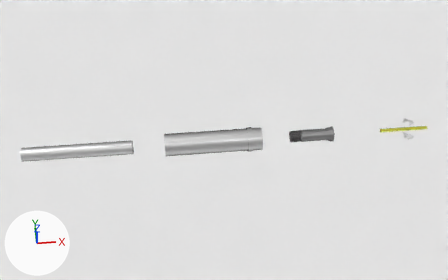
Before and after pictures for a commit that changed the Blender file Collet.blend.
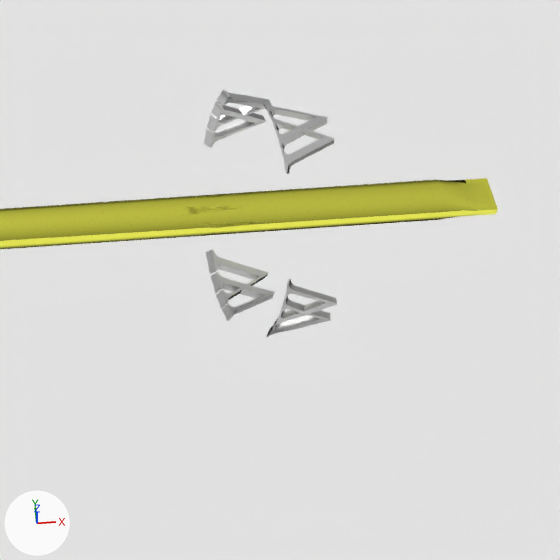
There are two pictures of each version: one whole from a camera (50 mm lens) standing at (-0.021, -0.382, 0.517) and looking at (0.011, 0.001, 0.001), one close up on the part from 86% to 97% of the width and 40% to 57% of the height. The lights are fixed; the arrows at lower left show +X, +Y and +Z.

Names of what the first close-up shows: 'Floor', 'Stock', 'W stamp'.
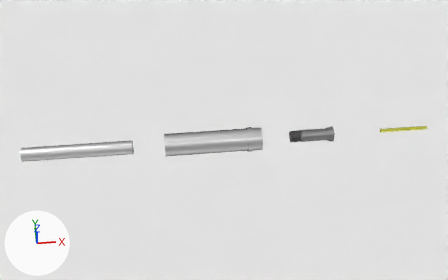
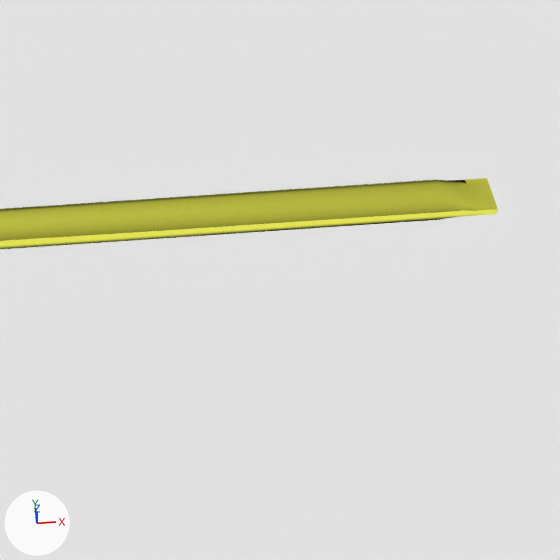
Commit message: W stamp was parented to stock by mistake

What changed in the scene script:
```text
Change ob_w_stamp:
    ob_w_stamp.location: (0.2051, 0.0, 0.0) -> (0.04571, 0.0, 0.0)
```

Where the change shows, as pixel boxes [x1, y1, x2, y2] in the close-ups (560 x 560 px):
'W stamp', moved (not visible afterwards)
    before: [204, 90, 337, 337]
